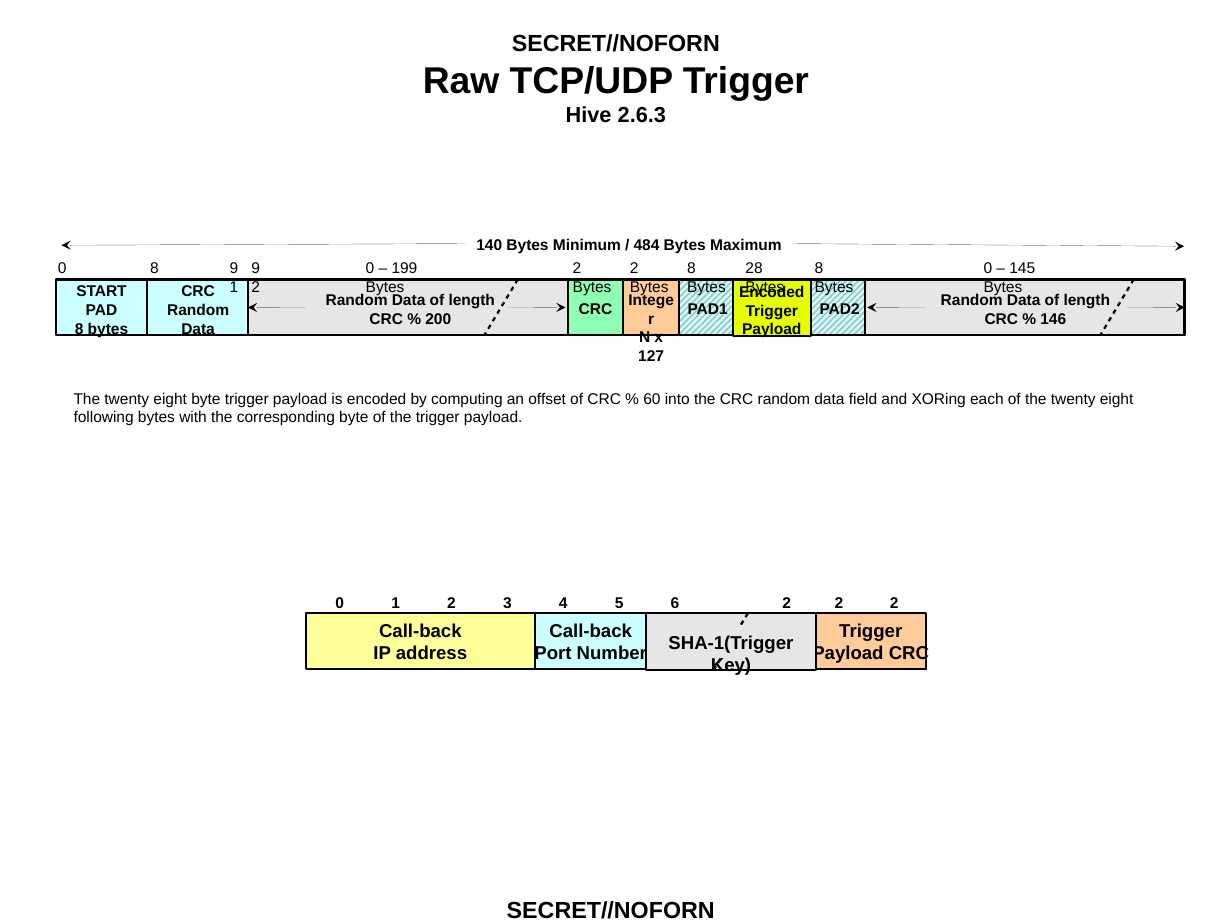
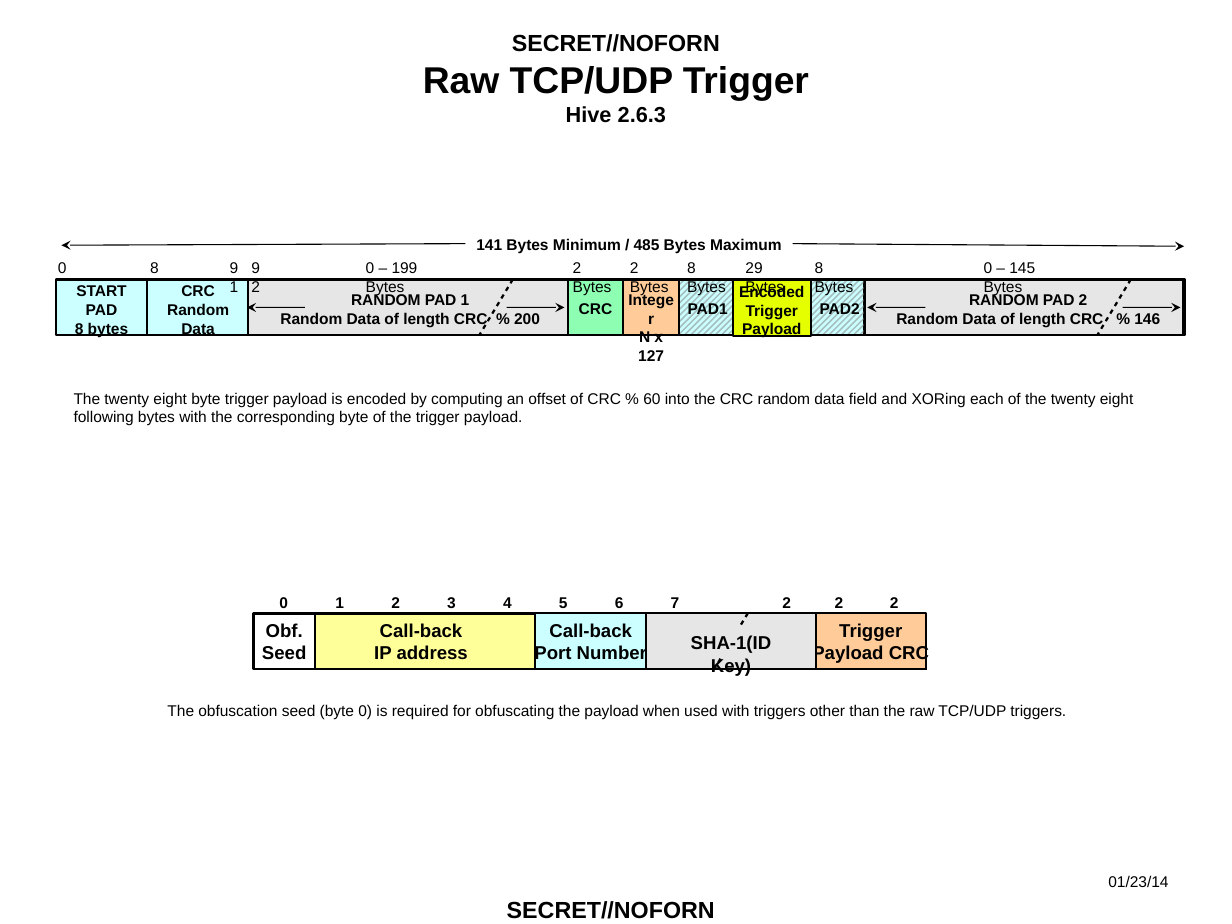
Before and after one commit to soufianetahiri/Vault-8-Hive, a slide deck: slide 3 of documentation/DevelopersGuide/figures.odp. Drawn at 1232x924 pixels with LibreOffice and Linux fonts; fonts in the diff are those of the drawing. Boxes give left, top, right and bottom in pixels: in the first picture for what was removed or moved away, otherwise in the second. Text is boxed around its words. In the diff, an @@ line names an element or a change of style, - is before the commit and + after.

```diff
--- a/documentation/DevelopersGuide/figures.odp
+++ b/documentation/DevelopersGuide/figures.odp
@@ text at box(476, 238, 781, 253): text changed @@
-140 Bytes Minimum / 484 Bytes Maximum
+141 Bytes Minimum / 485 Bytes Maximum
@@ arrow (465, 244) - (61, 245): stroke #000000 0 pt to #000000 0.71 pt @@
@@ text at box(745, 262, 784, 296): text changed @@
-28 Bytes
+29 Bytes
@@ arrow (793, 244) - (1185, 246): stroke #000000 0 pt to #000000 0.71 pt @@
@@ rectangle "RANDOM PAD 1": place and size @@
-rectangle "RANDOM PAD 1" at box(326, 293, 495, 324)
+rectangle "RANDOM PAD 1" at box(269, 285, 551, 331)
@@ rectangle "RANDOM PAD 1" at box(269, 285, 551, 331): fill none to #E6E6E6 @@
@@ text in rectangle at box(280, 293, 540, 327): text changed @@
-Random Data of length
-CRC % 200
+RANDOM PAD 1
+Random Data of length CRC % 200
@@ text at box(896, 293, 1160, 327): text changed @@
-Random Data of length
-CRC % 146
+RANDOM PAD 2
+Random Data of length CRC % 146
@@ arrow (305, 307) - (247, 307): stroke #000000 0 pt to #000000 0.71 pt @@
@@ arrow (506, 307) - (565, 307): stroke #000000 0 pt to #000000 0.71 pt @@
@@ arrow (926, 307) - (868, 307): stroke #000000 0 pt to #000000 0.71 pt @@
@@ 2 lines, 1 arrow: place and size @@
-2 lines, 1 arrow at box(484, 279, 1185, 335)
+2 lines, 1 arrow at box(480, 279, 1181, 335)
@@ arrow (1122, 307) - (1181, 307): stroke #000000 0 pt to #000000 0.71 pt @@
@@ 7 texts: place and size @@
-7 texts at box(335, 597, 680, 608)
+7 texts at box(279, 597, 624, 608)
@@ text at box(691, 635, 772, 676): text changed @@
-SHA-1(Trigger Key)
+SHA-1(ID Key)
@@ group added at box(167, 597, 1066, 719): 2 rectangles, 2 texts @@
+7
+Obf.
+Seed
+The obfuscation seed (byte 0) is required for obfuscating the payload when used with triggers other than the raw TCP/UDP triggers.
@@ text added at box(1108, 875, 1168, 887), 10 pt, text #000000 @@
+01/23/14
```
Also in this commit, not shown: 47 other files.
